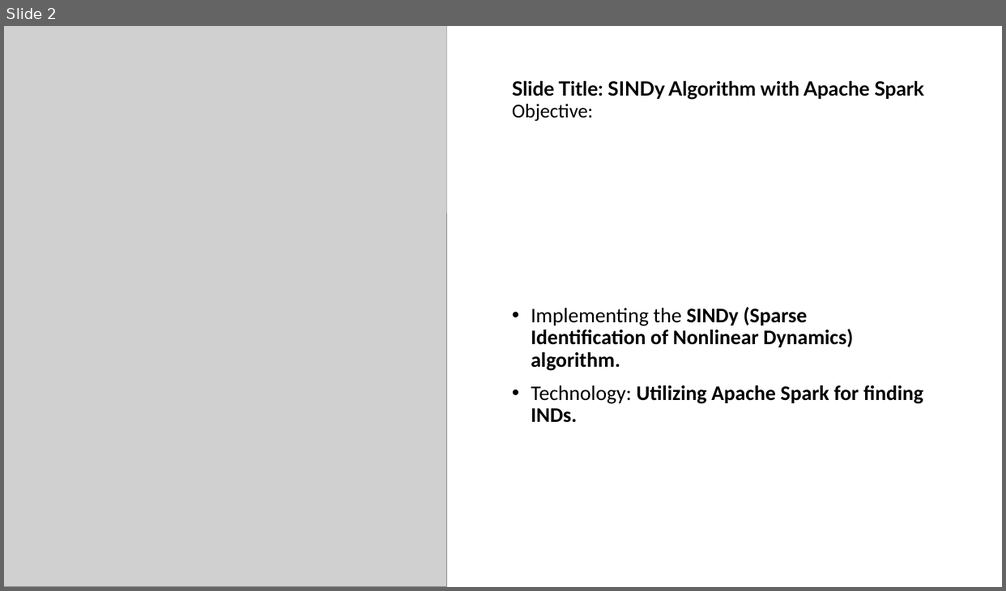
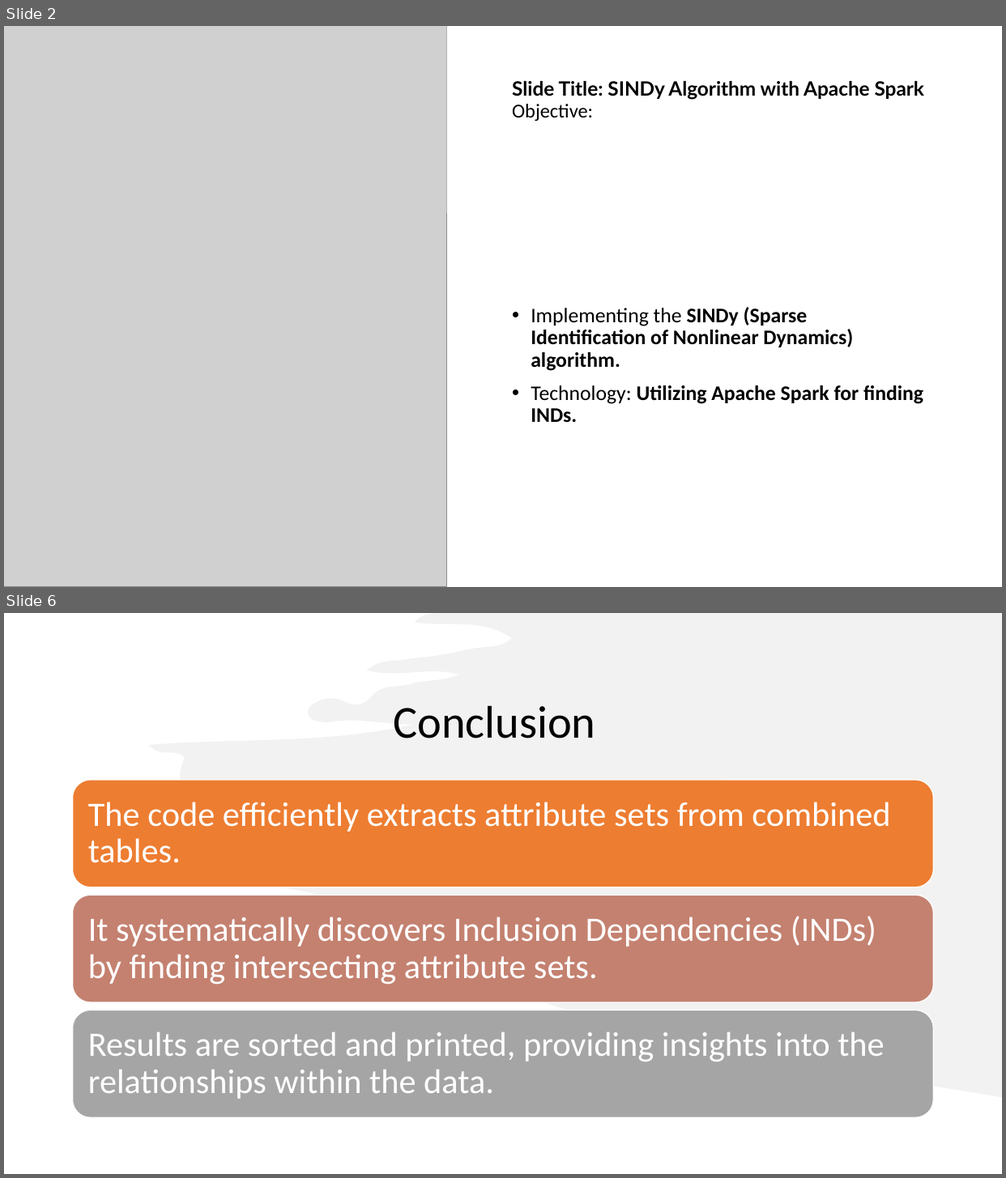
Before and after one commit to steveoscar12/Big-Data-with-Apache-Spark, a slide deck: Xcess Denied.pptx. Shown one above the other, each under a label of ours: slide 2 before the commit, slides 2 and 6 after it; the slides between them are not shown. The pictures are 1006x591 and 1006x1178 pixels, drawn with LibreOffice and Linux fonts; fonts in the diff are those of the drawing; grey boxes stand for pictures. Boxes give left, top, right and bottom in pixels: in the first picture for what was removed or moved away, otherwise in the second. Text is boxed around its words. In the diff, an @@ line names an element or a change of style, - is before the commit and + after.

```diff
--- a/Xcess Denied.pptx
+++ b/Xcess Denied.pptx
@@ slide 6 added at (x1=4, y1=613, x2=1002, y2=1174), background #FFFFFF @@
@@ freeform shape added at (x1=148, y1=613, x2=1002, y2=1097), fill #E7E6E6 at 50% opacity @@
@@ title added at (x1=393, y1=705, x2=595, y2=739), 44 pt, text #000000 @@
+Conclusion
@@ group added at (x1=73, y1=780, x2=934, y2=1118): 3 rounded rectangles, 3 texts @@
+The code efficiently extracts attribute sets from combined tables.
+It systematically discovers Inclusion Dependencies (INDs) by finding intersecting attribute sets.
+Results are sorted and printed, providing insights into the relationships within the data.
```
Also in this commit, not shown: 2 slides changed, 2 other slides added, 1 slide removed.
